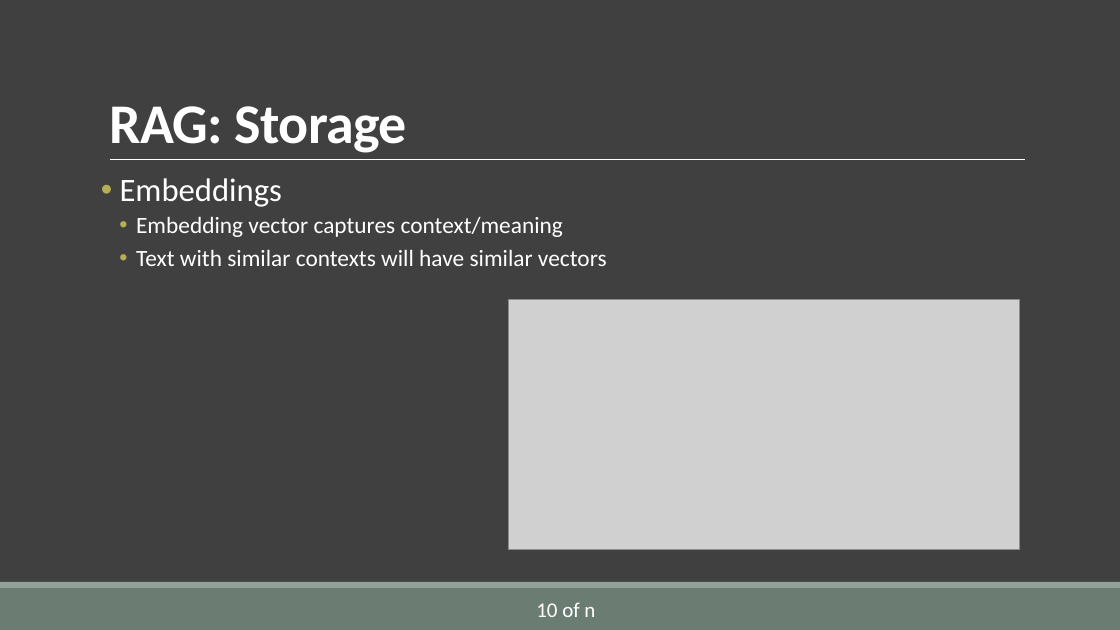
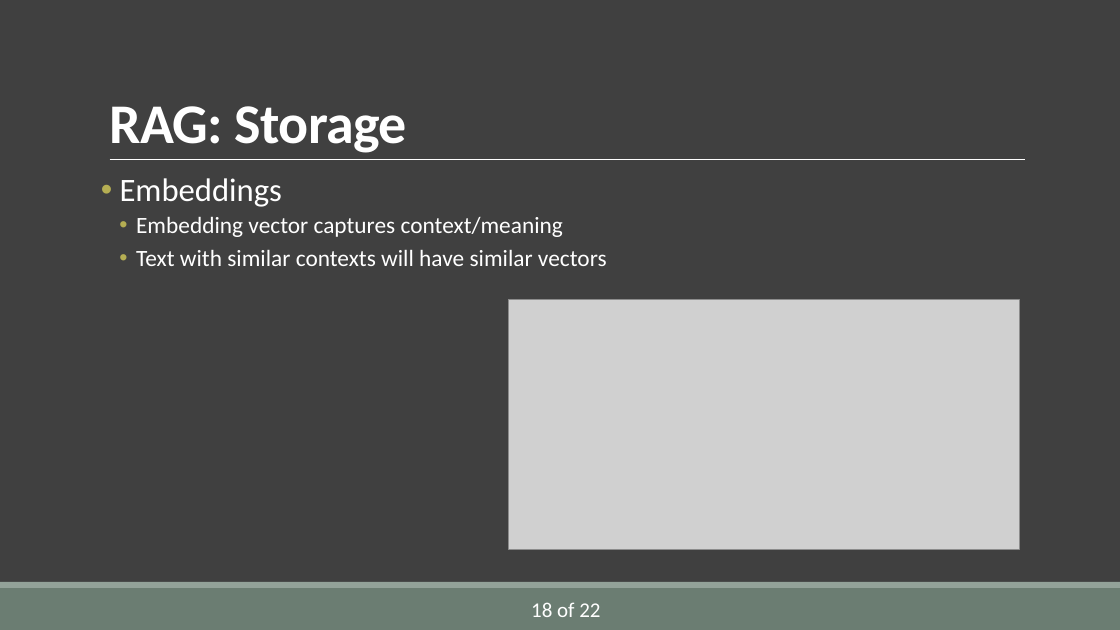
Before and after one commit to AlirezaSaei1/NLP-Assignments, a slide deck: slide 19 of Presentation/Slides/Presentation.pptx. Drawn at 1120x630 pixels with LibreOffice and Linux fonts; fonts in the diff are those of the drawing; grey boxes stand for pictures. Boxes give left, top, right and bottom in pixels: in the first picture for what was removed or moved away, otherwise in the second. Text is boxed around its words. In the diff, an @@ line names an element or a change of style, - is before the commit and + after.

```diff
--- a/Presentation/Slides/Presentation.pptx
+++ b/Presentation/Slides/Presentation.pptx
@@ text at [531, 602, 600, 617]: text changed @@
-10 of n
+18 of 22
```
Also in this commit, not shown: 22 other slides changed.
